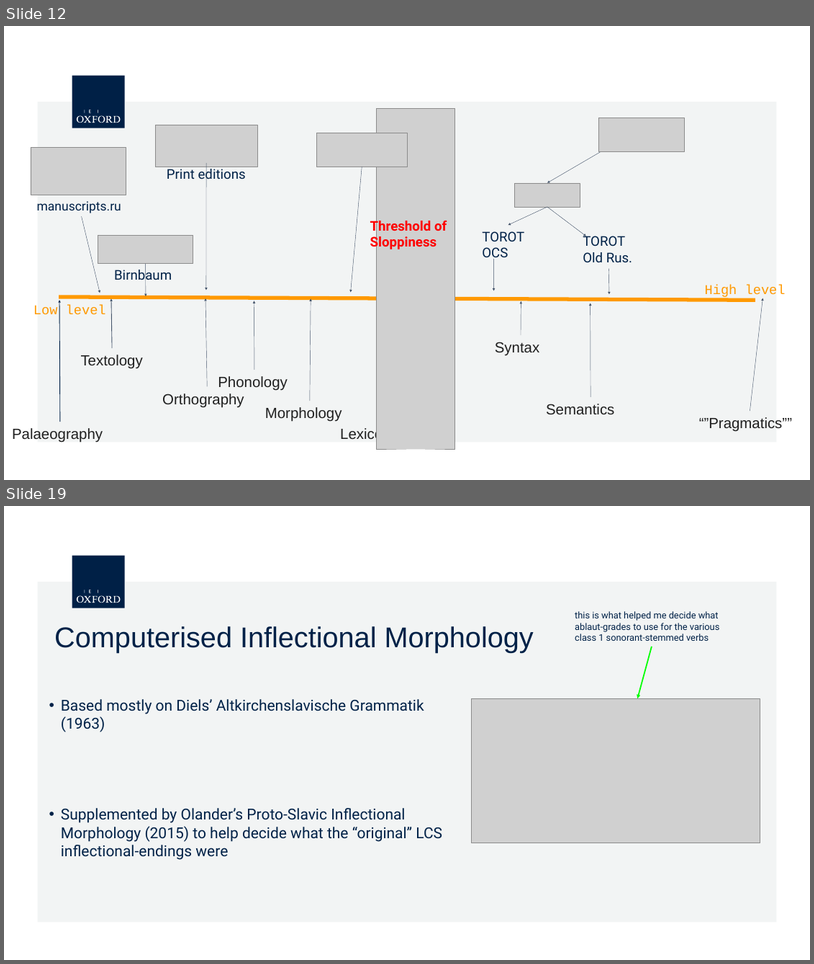
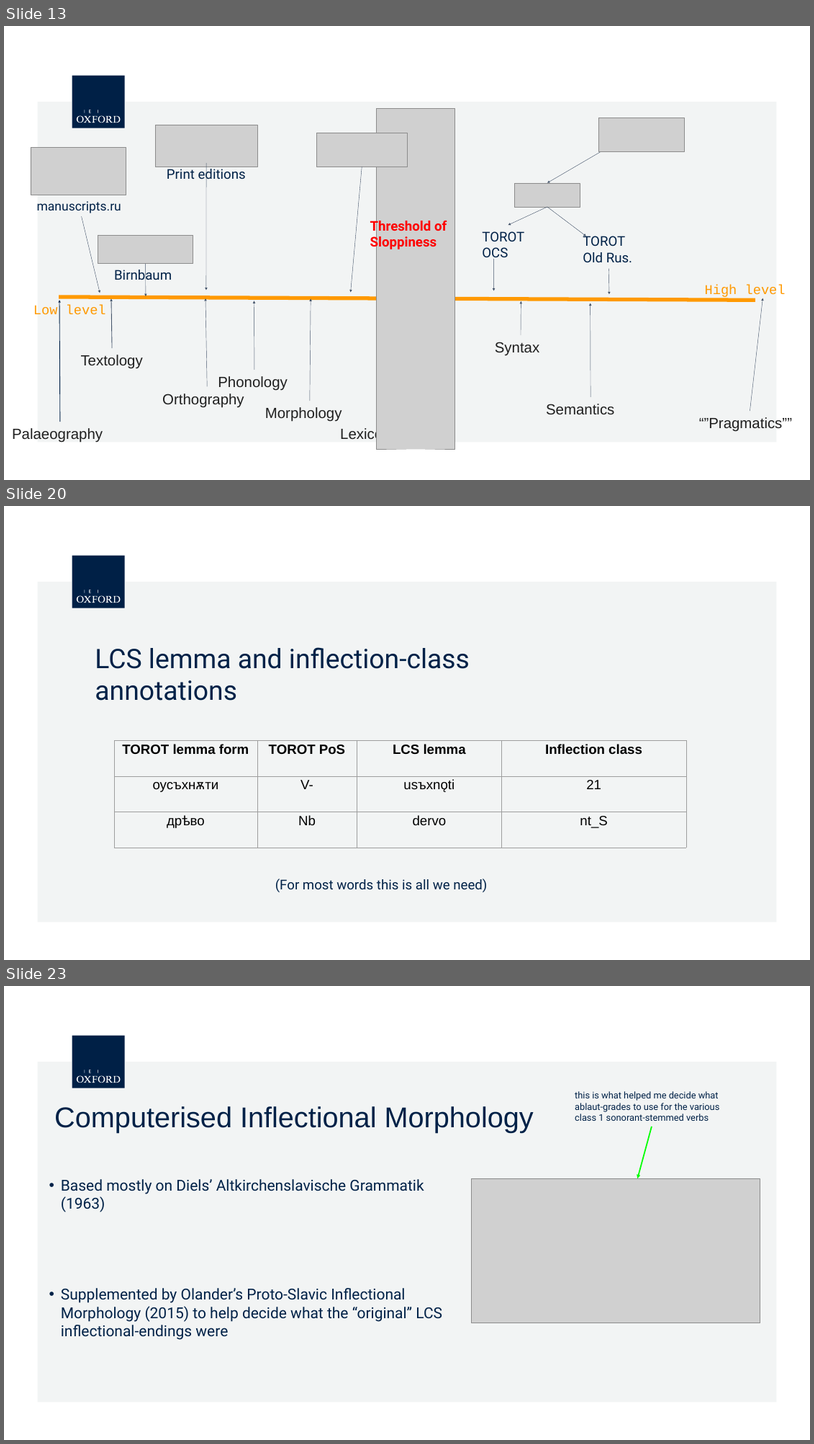
Before and after one commit to 12401453/torot_2023, a slide deck: presentation/Paris/computerised_phon_morph.pptx.odp. Shown one above the other, each under a label of ours: slides 12 and 19 before the commit, slides 13, 20 and 23 after it; the slides between them are not shown. The pictures are 814x964 and 814x1444 pixels, drawn with LibreOffice and Linux fonts; fonts in the diff are those of the drawing; grey boxes stand for pictures; background and template pictures are left out. Boxes give left, top, right and bottom in pixels: in the first picture for what was removed or moved away, otherwise in the second. Text is boxed around its words. In the diff, an @@ line names an element or a change of style, - is before the commit and + after.

```diff
--- a/presentation/Paris/computerised_phon_morph.pptx.odp
+++ b/presentation/Paris/computerised_phon_morph.pptx.odp
@@ slide 20 added at box(4, 506, 810, 960), background #FFFFFF; not listed: 7 template elements that a slide beside it also shows @@
@@ text added at box(95, 647, 470, 700), 64 pt, text #002147 @@
+LCS lemma and inflection-class annotations
@@ table added at box(114, 740, 687, 847), 3 rows, 4 columns @@
+TOROT lemma form | TOROT PoS | LCS lemma | Inflection class
+оусъхнѫти | V- | usъxnǫti | 21
+дрѣво | Nb | dervo | nt_S
@@ text added at box(275, 878, 487, 892), 32 pt, text #002147 @@
+(For most words this is all we need)
@@ what was slide 12 is now slide 13 @@
@@ what was slide 19 is now slide 23 @@
```
Also in this commit, not shown: 25 other slides added, 11 slides removed, 7 other files.
